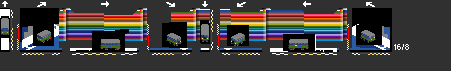
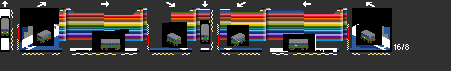
The second 451px x 71px image is a revision of the first. Changes to its layers:
showed "ÖCJ_2", painted on it over [2, 28, 375, 50]
added layer "öcjlightsr" above "öcjlights" over [2, 32, 375, 44]
painted on "ÖCJ" over [238, 37, 365, 42]
